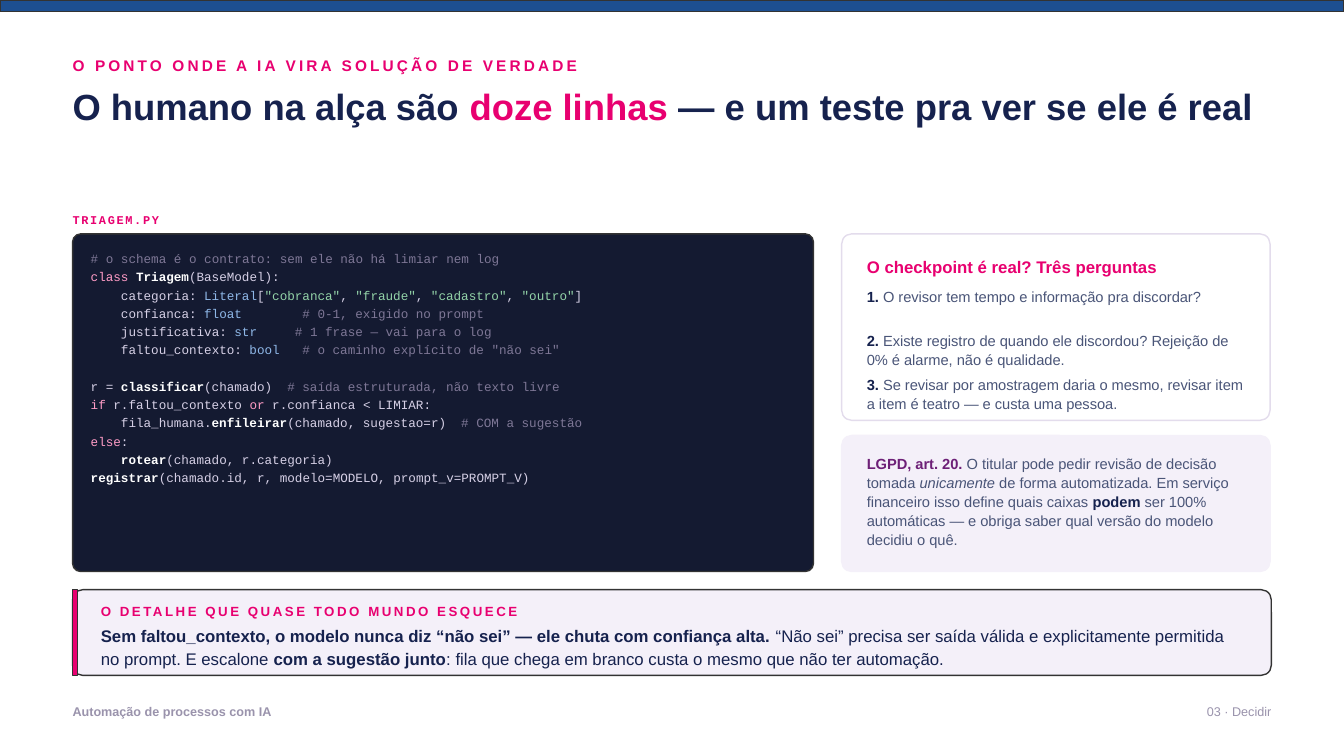
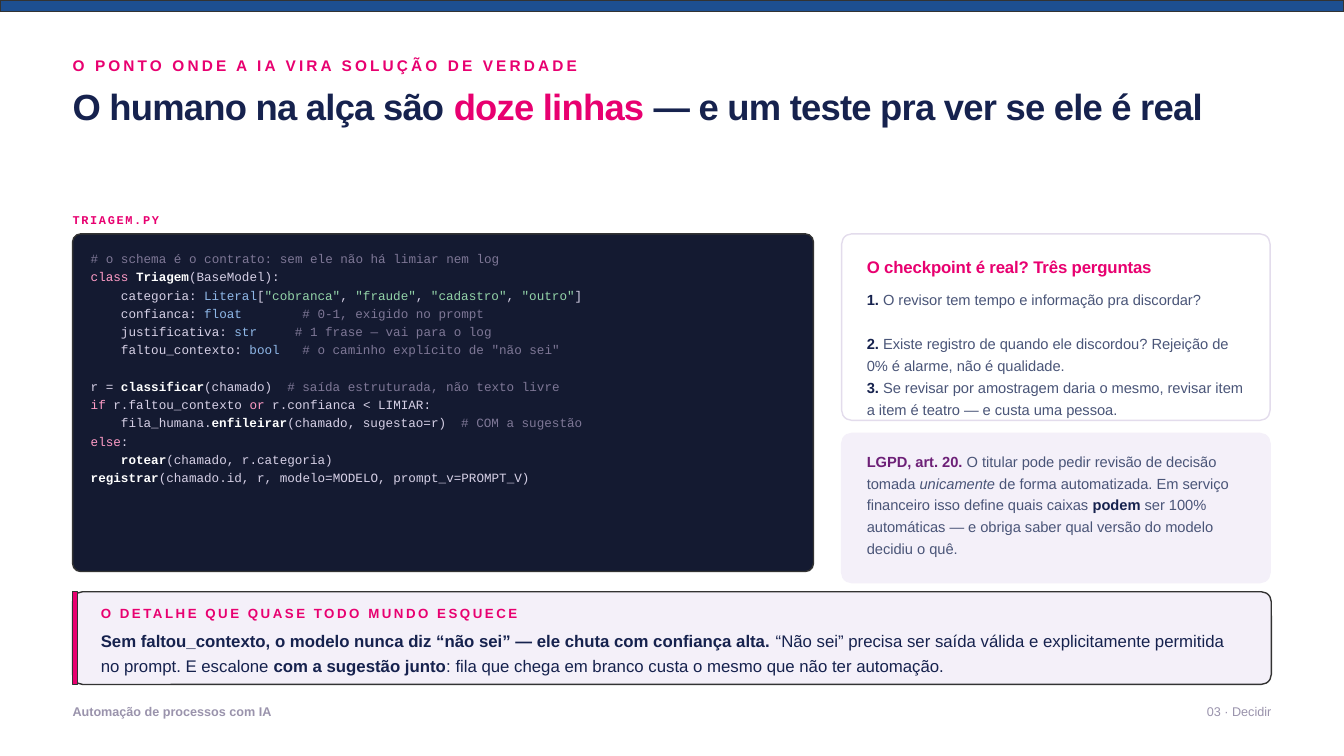
Before and after one commit to gabrcs/casamentos-app, a slide deck: slide 10 of talks/serasa-ia-automacao/deck.pptx. Drawn at 1344x756 pixels with LibreOffice and Linux fonts; fonts in the diff are those of the drawing. Boxes give left, top, right and bottom in pixels: in the first picture for what was removed or moved away, otherwise in the second. Text is boxed around its words. In the diff, an @@ line names an element or a change of style, - is before the commit and + after.

```diff
--- a/talks/serasa-ia-automacao/deck.pptx
+++ b/talks/serasa-ia-automacao/deck.pptx
@@ text "O humano na alça são ..." at [73, 93, 1202, 127]: letter spacing 0 to -0.6 pt @@
@@ text "O checkpoint é real? Três ..." at [867, 260, 1152, 277]: letter spacing 0 to -0.1 pt @@
@@ rounded rectangle at [842, 434, 1270, 583]: proportions changed @@
@@ rounded rectangle: place and size @@
-rounded rectangle at [842, 436, 1270, 572]
+rounded rectangle at [842, 434, 1270, 583]
@@ line spacing 13.5pt to 15.5pt in 4 elements at [867, 294, 1201, 308], [867, 338, 1228, 374], [867, 382, 1243, 418], [867, 456, 1229, 557] @@
@@ rounded rectangle: place and size @@
-rounded rectangle at [73, 590, 1271, 676]
+rounded rectangle at [73, 592, 1271, 685]
@@ rounded rectangle at [73, 592, 1271, 685]: proportions changed @@
@@ rectangle: place and size @@
-rectangle at [73, 590, 78, 676]
+rectangle at [73, 592, 78, 685]
@@ text "Sem faltou_contexto, o modelo nunca ..." at [101, 634, 1224, 676]: line spacing 16pt to 18pt @@
```
Also in this commit, not shown: 13 other slides changed, 6 other files.
